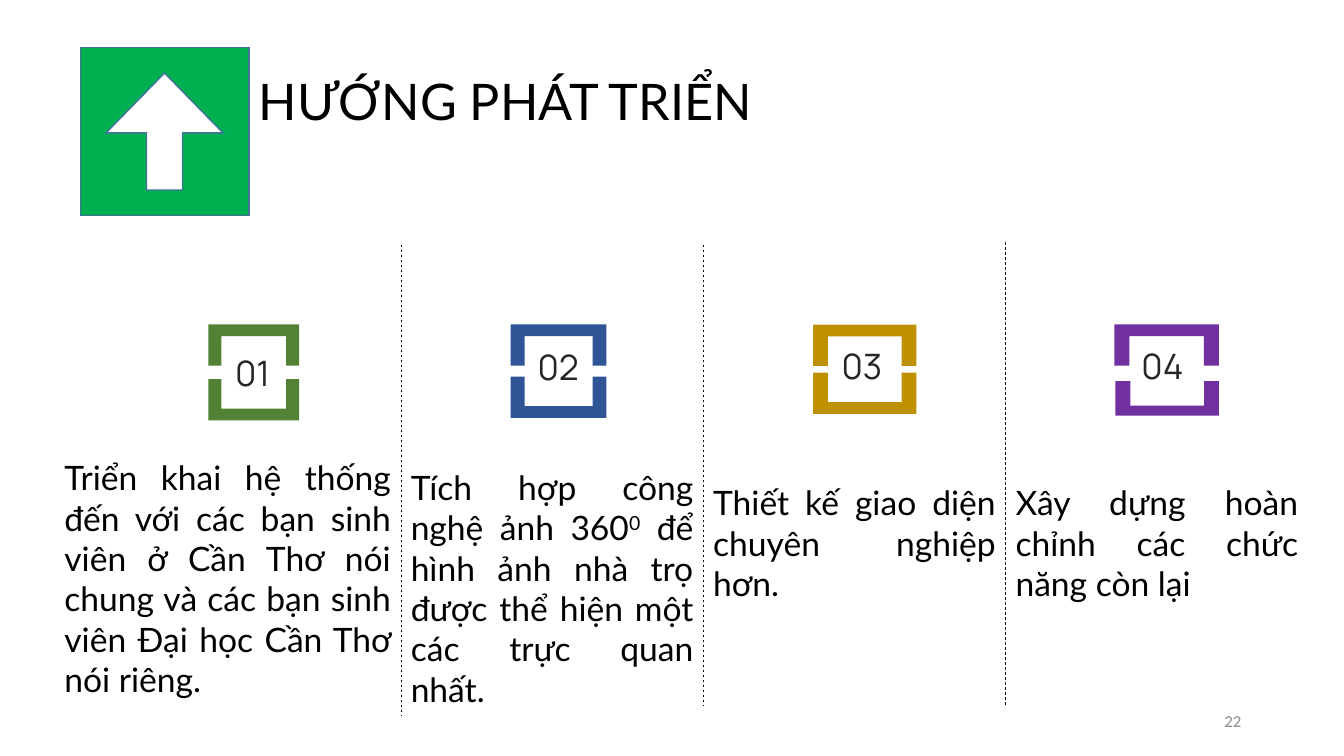
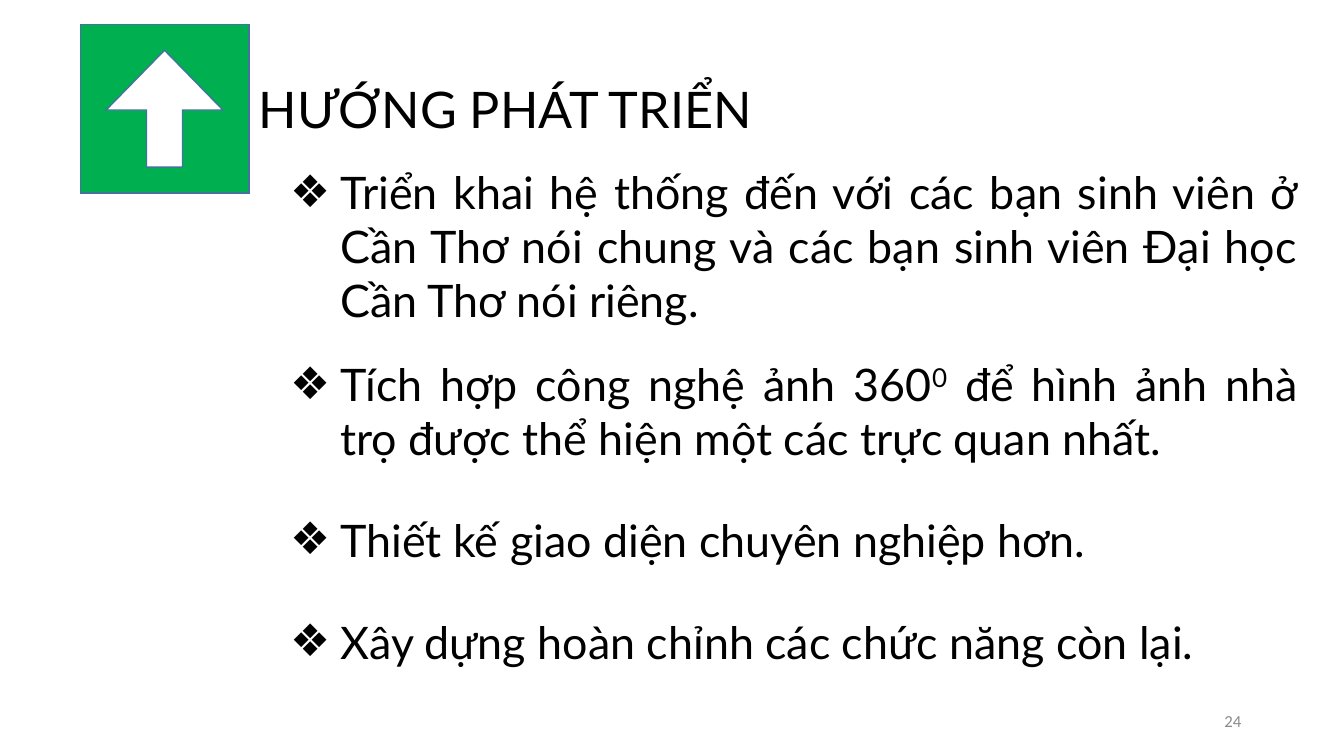
Before and after one commit to minhynguyen/luanvan, a slide deck: slide 24 of LVTN.pptx (slide 22 before the commit). Drawn at 1344x756 pixels with LibreOffice and Linux fonts; fonts in the diff are those of the drawing. Boxes give left, top, right and bottom in pixels: in the first picture for what was removed or moved away, otherwise in the second. Text is boxed around its words. In the diff, an @@ line names an element or a change of style, - is before the commit and + after.

```diff
--- a/LVTN.pptx
+++ b/LVTN.pptx
@@ rectangle: place and size @@
-rectangle at (81,47,249,216)
+rectangle at (81,24,249,193)
@@ right arrow: place and size @@
-right arrow at (106,73,223,190)
+right arrow at (106,50,223,167)
@@ text "HƯỚNG PHÁT TRIỂN": place and size @@
-text "HƯỚNG PHÁT TRIỂN" at (259,77,752,121)
+text "HƯỚNG PHÁT TRIỂN" at (259,85,752,129)
@@ size 24 to 32 pt; bullet none to ❖ in 3 elements at (341,521,1085,566), (341,364,1297,463), (341,172,1298,326) @@
@@ text "Triển khai hệ thống đến ...": place and size @@
-text "Triển khai hệ thống đến ..." at (64,462,392,698)
+text "Triển khai hệ thống đến ..." at (341,172,1298,326)
@@ group removed at (208,242,1219,715): 8 freeform shapes, 4 texts, 3 lines @@
-01
-02
-03
-04
@@ text "Tích hợp công nghệ ảnh ...": place and size @@
-text "Tích hợp công nghệ ảnh ..." at (411,475,694,703)
+text "Tích hợp công nghệ ảnh ..." at (341,364,1297,463)
@@ text "Thiết kế giao diện chuyên ...": place and size @@
-text "Thiết kế giao diện chuyên ..." at (713,488,995,597)
+text "Thiết kế giao diện chuyên ..." at (341,521,1085,566)
@@ text at (341,626,1193,668): text changed; size 24 to 32 pt @@
-Xây dựng hoàn chỉnh các chức năng còn lại
+❖ Xây dựng hoàn chỉnh các chức năng còn lại.
@@ page number at (1224,716,1241,727): text changed @@
-22
+24
```
Also in this commit, not shown: 5 other slides changed, 2 slides added.
